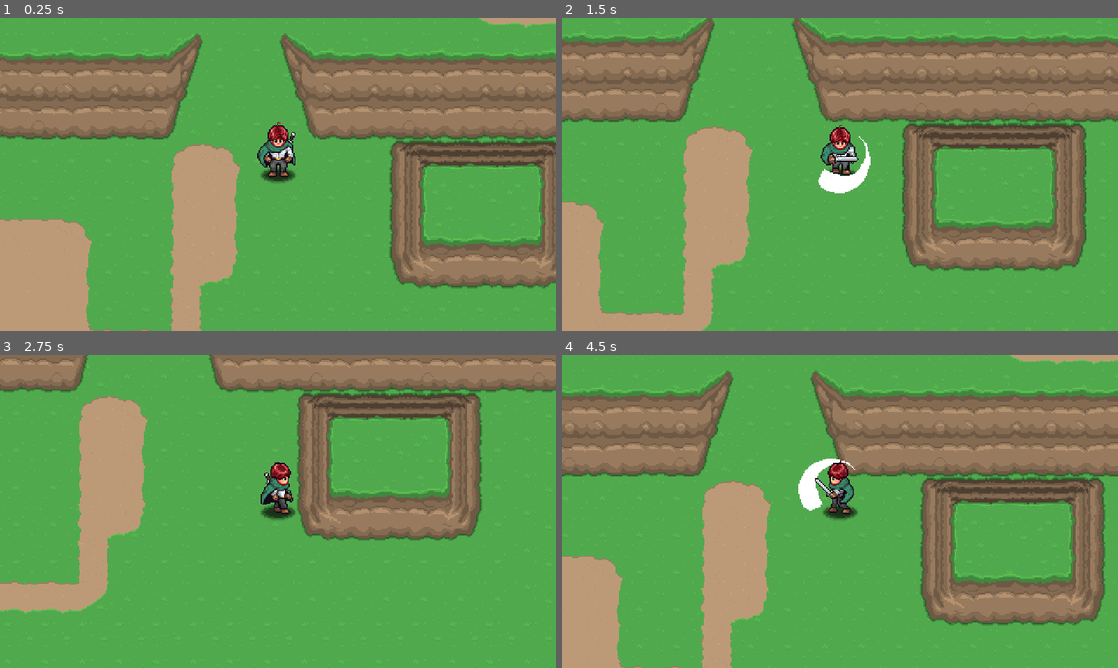
Above: before the commit, frames 1-4 (two rows, left to right).
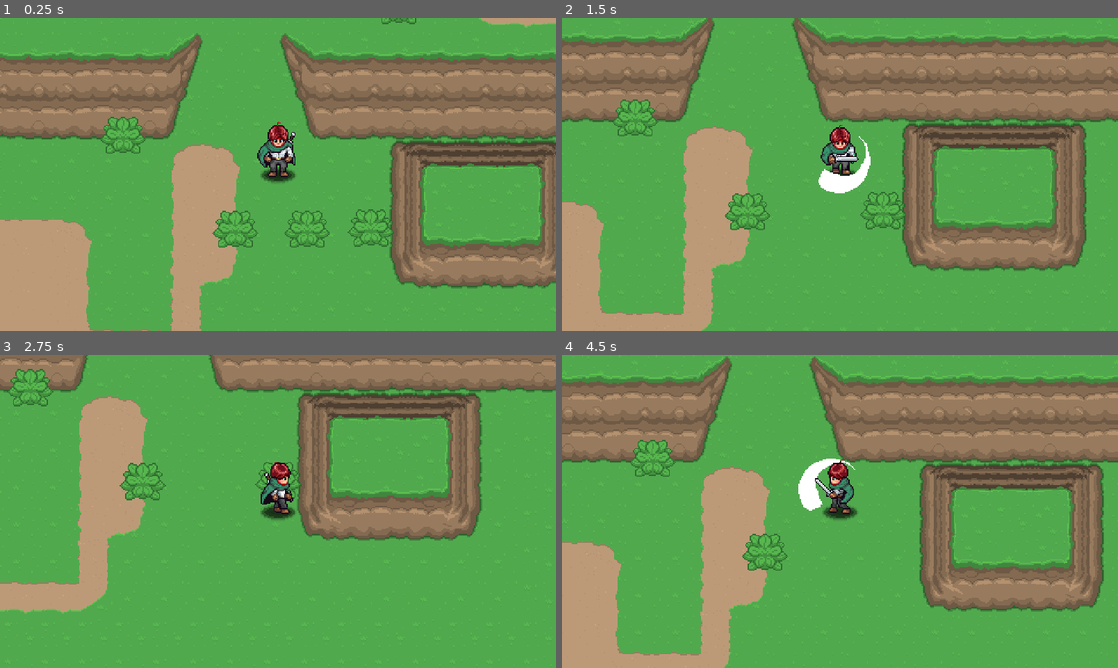
Above: after the commit, the same moments.

Repository: ntkiet1912/AARPG
Game: Godot game, scene res://playground.tscn
Same seed, same stepped clock (60 frames per second), same inputs: the game is played once before the commit and once after it.
Inputs:
- Up to frame 1 (0.25 s): no input
- Up to frame 2 (1.5 s): hold Right (right) 0.53-1.28 s; hold Z (attack) 0.53-1.28 s; hold Down (down) from 1.28 s (still down); tap Z (attack) at 1.35 s
- Up to frame 3 (2.75 s): release Down (down) at 2.03 s; hold Right (right) from 2.03 s (still down); hold Z (attack) from 2.03 s (still down)
- Up to frame 4 (4.5 s): release Right (right) at 2.78 s; release Z (attack) at 2.78 s; hold Up (up) 2.78-3.53 s; tap Z (attack) at 2.85, 4.35 s; hold Z (attack) 3.53-4.28 s; hold Left (left) from 3.53 s (still down)

The runs differ from the first frame. In frame 1, 1.3% of the frame differs, in the area x 18-75%, y 0-74%; in frame 2, 1.1%; in frame 3, 1.0%; in frame 4, 25%, in the area x 0-100%, y 0-100%.

Commit message:
Add hit and hurt box , implement collision when player attack bush

Diff:
--- /dev/null
+++ b/GeneralNodes/HitBox/hit_box.gd
@@ -0,0 +1,10 @@
+class_name HitBox extends Area2D
+
+signal Damaged( damage : int)
+
+
+
+
+func TakeDamage( damage : int ) -> void:
+	print("TakeDamage : " , damage)
+	Damaged.emit( damage )
--- /dev/null
+++ b/GeneralNodes/HitBox/hit_box.tscn
@@ -0,0 +1,9 @@
+[gd_scene load_steps=2 format=3 uid="uid://cp7fc1o5moik6"]
+
+[ext_resource type="Script" uid="uid://dycno5b8ftf3x" path="res://GeneralNodes/HitBox/hit_box.gd" id="1_aa2jk"]
+
+[node name="HitBox" type="Area2D"]
+collision_layer = 256
+collision_mask = 0
+monitoring = false
+script = ExtResource("1_aa2jk")
--- /dev/null
+++ b/GeneralNodes/HurtBox/hurt_box.gd
@@ -0,0 +1,13 @@
+class_name HurtBox extends Area2D
+
+@export var damage : int = 1
+
+func _ready() :
+	area_entered.connect( AreaEntered )
+	pass
+
+
+func AreaEntered(a : Area2D) -> void:
+	if a is HitBox:
+		a.TakeDamage(damage)
+	pass
--- /dev/null
+++ b/GeneralNodes/HurtBox/hurt_box.tscn
@@ -0,0 +1,9 @@
+[gd_scene load_steps=2 format=3 uid="uid://toldm1vuknwk"]
+
+[ext_resource type="Script" uid="uid://dp1og0bo7qur" path="res://GeneralNodes/HurtBox/hurt_box.gd" id="1_328bx"]
+
+[node name="HurtBox" type="Area2D"]
+collision_layer = 0
+collision_mask = 2
+monitorable = false
+script = ExtResource("1_328bx")
--- /dev/null
+++ b/Player/Scripts/PlayerInteractionsHost.gd
@@ -0,0 +1,20 @@
+class_name PlayerInteractionsHost extends Node2D
+
+@onready var player: Player = $".."
+
+func _ready() -> void:
+	player.DirectionChanged.connect(UpdateDirection)
+
+func UpdateDirection( new_direction : Vector2) -> void:
+	match new_direction :
+		Vector2.DOWN:
+			rotation_degrees = 0
+		Vector2.UP:
+			rotation_degrees = 180
+		Vector2.LEFT:
+			rotation_degrees = 90
+		Vector2.RIGHT:
+			rotation_degrees = -90
+		_:
+			rotation_degrees = 0
+	pass
--- a/Player/Scripts/player.gd
+++ b/Player/Scripts/player.gd
@@ -9,7 +9,7 @@
 @onready var sprite: Sprite2D = $Sprite2D
 @onready var state_machine: PlayerStateMachine = $StateMachine
 
-
+signal DirectionChanged(new_direction : Vector2 )
 
 func _ready() :
 	state_machine.Initialize(self)
@@ -44,6 +44,7 @@
 		return false
 
 	cardinal_direction = new_dir
+	DirectionChanged.emit (new_dir)
 	sprite.scale.x = -1 if cardinal_direction == Vector2.LEFT else 1
 	return true
 
--- a/Player/Scripts/state_attack.gd
+++ b/Player/Scripts/state_attack.gd
@@ -11,6 +11,9 @@
 
 @onready var idle: State_Idle = $"../Idle"
 @onready var walk: State_Walk = $"../Walk"
+@onready var hurt_box: HurtBox = $"../../Interactions/HurtBox"
+
+
 ## What happen when the player enters this State?
 func Enter() ->void:
 	player.UpdateAnimation("attack")
@@ -21,10 +24,16 @@
 	audio.pitch_scale = randf_range( 0.9 , 1.1 )
 	audio.play()
 	attacking = true
+
+	await get_tree().create_timer(0.075).timeout
+	hurt_box.monitoring = true
 	pass
 
 ## What happen when the player exits this State?
 func Exit() ->void:
+	animation_player.animation_finished.disconnect(EndAttack)
+	attacking = false
+	hurt_box.monitoring = false
 	pass
 
 ## What happens during the _process update in this state?
--- a/Player/player.tscn
+++ b/Player/player.tscn
@@ -9,12 +9,13 @@
 [ext_resource type="Script" uid="uid://cyd074l4yhhjy" path="res://Player/Scripts/state_walk.gd" id="5_k53q1"]
 [ext_resource type="Script" uid="uid://bmx715beg512h" path="res://Player/Scripts/state_attack.gd" id="6_fhl08"]
 [ext_resource type="AudioStream" uid="uid://qbga8b2lt0h1" path="res://Player/Audio/SwordSwoosh.wav" id="8_od3ui"]
+[ext_resource type="Script" uid="uid://braq8aeh17pte" path="res://Player/Scripts/PlayerInteractionsHost.gd" id="10_apopc"]
+[ext_resource type="PackedScene" uid="uid://toldm1vuknwk" path="res://GeneralNodes/HurtBox/hurt_box.tscn" id="10_x3vf3"]
 
 [sub_resource type="CircleShape2D" id="CircleShape2D_edjgo"]
 
-[sub_resource type="Animation" id="Animation_5htga"]
-resource_name = "attack_down"
-length = 0.3
+[sub_resource type="Animation" id="Animation_p5o4e"]
+length = 0.001
 tracks/0/type = "value"
 tracks/0/imported = false
 tracks/0/enabled = true
@@ -22,10 +23,10 @@
 tracks/0/interp = 1
 tracks/0/loop_wrap = true
 tracks/0/keys = {
-"times": PackedFloat32Array(0, 0.3),
-"transitions": PackedFloat32Array(1, 1),
-"update": 0,
-"values": [0, 3]
+"times": PackedFloat32Array(0),
+"transitions": PackedFloat32Array(1),
+"update": 1,
+"values": [0]
 }
 tracks/1/type = "value"
 tracks/1/imported = false
@@ -58,14 +59,15 @@
 tracks/3/interp = 1
 tracks/3/loop_wrap = true
 tracks/3/keys = {
-"times": PackedFloat32Array(0, 0.3),
-"transitions": PackedFloat32Array(1, 1),
-"update": 1,
-"values": [true, false]
-}
-
-[sub_resource type="Animation" id="Animation_p5o4e"]
-length = 0.001
+"times": PackedFloat32Array(0),
+"transitions": PackedFloat32Array(1),
+"update": 1,
+"values": [true]
+}
+
+[sub_resource type="Animation" id="Animation_5htga"]
+resource_name = "attack_down"
+length = 0.3
 tracks/0/type = "value"
 tracks/0/imported = false
 tracks/0/enabled = true
@@ -73,10 +75,10 @@
 tracks/0/interp = 1
 tracks/0/loop_wrap = true
 tracks/0/keys = {
-"times": PackedFloat32Array(0),
-"transitions": PackedFloat32Array(1),
-"update": 1,
-"values": [0]
+"times": PackedFloat32Array(0, 0.3),
+"transitions": PackedFloat32Array(1, 1),
+"update": 0,
+"values": [0, 3]
 }
 tracks/1/type = "value"
 tracks/1/imported = false
@@ -109,14 +111,14 @@
 tracks/3/interp = 1
 tracks/3/loop_wrap = true
 tracks/3/keys = {
-"times": PackedFloat32Array(0),
-"transitions": PackedFloat32Array(1),
-"update": 1,
-"values": [true]
-}
-
-[sub_resource type="Animation" id="Animation_gu6f8"]
-resource_name = "attack_up"
+"times": PackedFloat32Array(0, 0.3),
+"transitions": PackedFloat32Array(1, 1),
+"update": 1,
+"values": [true, false]
+}
+
+[sub_resource type="Animation" id="Animation_dkpta"]
+resource_name = "attack_side"
 length = 0.3
 tracks/0/type = "value"
 tracks/0/imported = false
@@ -128,7 +130,7 @@
 "times": PackedFloat32Array(0, 0.3),
 "transitions": PackedFloat32Array(1, 1),
 "update": 0,
-"values": [4, 7]
+"values": [8, 11]
 }
 tracks/1/type = "value"
 tracks/1/imported = false
@@ -140,7 +142,7 @@
 "times": PackedFloat32Array(0),
 "transitions": PackedFloat32Array(1),
 "update": 0,
-"values": [Vector2(0, -10)]
+"values": [Vector2(10, 0)]
 }
 tracks/2/type = "value"
 tracks/2/imported = false
@@ -167,8 +169,8 @@
 "values": [true, false]
 }
 
-[sub_resource type="Animation" id="Animation_dkpta"]
-resource_name = "attack_side"
+[sub_resource type="Animation" id="Animation_gu6f8"]
+resource_name = "attack_up"
 length = 0.3
 tracks/0/type = "value"
 tracks/0/imported = false
@@ -180,7 +182,7 @@
 "times": PackedFloat32Array(0, 0.3),
 "transitions": PackedFloat32Array(1, 1),
 "update": 0,
-"values": [8, 11]
+"values": [4, 7]
 }
 tracks/1/type = "value"
 tracks/1/imported = false
@@ -192,7 +194,7 @@
 "times": PackedFloat32Array(0),
 "transitions": PackedFloat32Array(1),
 "update": 0,
-"values": [Vector2(10, 0)]
+"values": [Vector2(0, -10)]
 }
 tracks/2/type = "value"
 tracks/2/imported = false
@@ -259,6 +261,54 @@
 "values": [0]
 }
 
+[sub_resource type="Animation" id="Animation_00tjw"]
+resource_name = "attack_down"
+length = 0.3
+tracks/0/type = "value"
+tracks/0/imported = false
+tracks/0/enabled = true
+tracks/0/path = NodePath("Sprite2D:frame")
+tracks/0/interp = 1
+tracks/0/loop_wrap = true
+tracks/0/keys = {
+"times": PackedFloat32Array(0, 0.2),
+"transitions": PackedFloat32Array(1, 1),
+"update": 0,
+"values": [21, 23]
+}
+
+[sub_resource type="Animation" id="Animation_apopc"]
+resource_name = "attack_side"
+length = 0.3
+tracks/0/type = "value"
+tracks/0/imported = false
+tracks/0/enabled = true
+tracks/0/path = NodePath("Sprite2D:frame")
+tracks/0/interp = 1
+tracks/0/loop_wrap = true
+tracks/0/keys = {
+"times": PackedFloat32Array(0, 0.2),
+"transitions": PackedFloat32Array(1, 1),
+"update": 0,
+"values": [27, 29]
+}
+
+[sub_resource type="Animation" id="Animation_x3vf3"]
+resource_name = "attack_up"
+length = 0.3
+tracks/0/type = "value"
+tracks/0/imported = false
+tracks/0/enabled = true
+tracks/0/path = NodePath("Sprite2D:frame")
+tracks/0/interp = 1
+tracks/0/loop_wrap = true
+tracks/0/keys = {
+"times": PackedFloat32Array(0, 0.2),
+"transitions": PackedFloat32Array(1, 1),
+"update": 0,
+"values": [24, 26]
+}
+
 [sub_resource type="Animation" id="Animation_4ntmi"]
 resource_name = "idle_down"
 length = 0.4
@@ -359,54 +409,6 @@
 "transitions": PackedFloat32Array(1, 1),
 "update": 0,
 "values": [13, 16]
-}
-
-[sub_resource type="Animation" id="Animation_00tjw"]
-resource_name = "attack_down"
-length = 0.3
-tracks/0/type = "value"
-tracks/0/imported = false
-tracks/0/enabled = true
-tracks/0/path = NodePath("Sprite2D:frame")
-tracks/0/interp = 1
-tracks/0/loop_wrap = true
-tracks/0/keys = {
-"times": PackedFloat32Array(0, 0.2),
-"transitions": PackedFloat32Array(1, 1),
-"update": 0,
-"values": [21, 23]
-}
-
-[sub_resource type="Animation" id="Animation_x3vf3"]
-resource_name = "attack_up"
-length = 0.3
-tracks/0/type = "value"
-tracks/0/imported = false
-tracks/0/enabled = true
-tracks/0/path = NodePath("Sprite2D:frame")
-tracks/0/interp = 1
-tracks/0/loop_wrap = true
-tracks/0/keys = {
-"times": PackedFloat32Array(0, 0.2),
-"transitions": PackedFloat32Array(1, 1),
-"update": 0,
-"values": [24, 26]
-}
-
-[sub_resource type="Animation" id="Animation_apopc"]
-resource_name = "attack_side"
-length = 0.3
-tracks/0/type = "value"
-tracks/0/imported = false
-tracks/0/enabled = true
-tracks/0/path = NodePath("Sprite2D:frame")
-tracks/0/interp = 1
-tracks/0/loop_wrap = true
-tracks/0/keys = {
-"times": PackedFloat32Array(0, 0.2),
-"transitions": PackedFloat32Array(1, 1),
-"update": 0,
-"values": [27, 29]
 }
 
 [sub_resource type="AnimationLibrary" id="AnimationLibrary_fhl08"]
@@ -423,6 +425,9 @@
 &"walk_up": SubResource("Animation_od3ui")
 }
 
+[sub_resource type="CircleShape2D" id="CircleShape2D_apopc"]
+radius = 20.0
+
 [node name="Player" type="CharacterBody2D"]
 position = Vector2(0, 1)
 collision_mask = 16
@@ -480,3 +485,15 @@
 
 [node name="AudioStreamPlayer2D" type="AudioStreamPlayer2D" parent="Audio"]
 max_polyphony = 4
+
+[node name="Interactions" type="Node2D" parent="."]
+script = ExtResource("10_apopc")
+
+[node name="HurtBox" parent="Interactions" instance=ExtResource("10_x3vf3")]
+position = Vector2(0, 16)
+collision_mask = 256
+monitoring = false
+
+[node name="CollisionShape2D" type="CollisionShape2D" parent="Interactions/HurtBox"]
+shape = SubResource("CircleShape2D_apopc")
+debug_color = Color(0.930933, 0.229629, 0.333827, 0.42)
--- /dev/null
+++ b/Props/Plants/plant.gd
@@ -0,0 +1,9 @@
+class_name Plant extends Node2D
+
+func _ready() :
+	$HitBox.Damaged.connect( TakeDamage)
+	pass
+
+func TakeDamage( _damage : int ) -> void:
+	queue_free()
+	pass
--- /dev/null
+++ b/Props/Plants/plant.tscn
@@ -0,0 +1,32 @@
+[gd_scene load_steps=6 format=3 uid="uid://cniwil5o36xf2"]
+
+[ext_resource type="Script" uid="uid://cy8a878x7vyla" path="res://Props/Plants/plant.gd" id="1_djs60"]
+[ext_resource type="Texture2D" uid="uid://4t761fu01duw" path="res://Props/Sprites/Props.png" id="1_opo5d"]
+[ext_resource type="PackedScene" uid="uid://cp7fc1o5moik6" path="res://GeneralNodes/HitBox/hit_box.tscn" id="2_qsug5"]
+
+[sub_resource type="RectangleShape2D" id="RectangleShape2D_djs60"]
+size = Vector2(24, 16)
+
+[sub_resource type="RectangleShape2D" id="RectangleShape2D_0y2q1"]
+size = Vector2(24, 16)
+
+[node name="Plant" type="Node2D"]
+script = ExtResource("1_djs60")
+
+[node name="Sprite2D" type="Sprite2D" parent="."]
+position = Vector2(0, -8)
+texture = ExtResource("1_opo5d")
+hframes = 16
+vframes = 3
+
+[node name="HitBox" parent="." instance=ExtResource("2_qsug5")]
+
+[node name="CollisionShape2D" type="CollisionShape2D" parent="HitBox"]
+shape = SubResource("RectangleShape2D_djs60")
+
+[node name="StaticBody2D" type="StaticBody2D" parent="."]
+collision_layer = 16
+collision_mask = 0
+
+[node name="CollisionShape2D" type="CollisionShape2D" parent="StaticBody2D"]
+shape = SubResource("RectangleShape2D_0y2q1")
--- a/playground.tscn
+++ b/playground.tscn
@@ -1,12 +1,32 @@
-[gd_scene load_steps=3 format=3 uid="uid://bmdtet0w4363p"]
+[gd_scene load_steps=4 format=3 uid="uid://bmdtet0w4363p"]
 
 [ext_resource type="PackedScene" uid="uid://cpvdt8wm44mlw" path="res://Player/player.tscn" id="1_rupst"]
 [ext_resource type="PackedScene" uid="uid://d0ube8qfchyjo" path="res://Tile Maps/grass_01.tscn" id="2_wt17y"]
+[ext_resource type="PackedScene" uid="uid://cniwil5o36xf2" path="res://Props/Plants/plant.tscn" id="3_m8u5f"]
 
 [node name="Playground" type="Node2D"]
+y_sort_enabled = true
 
 [node name="Player" parent="." instance=ExtResource("1_rupst")]
 position = Vector2(224, 126)
 
 [node name="Grass01" parent="." instance=ExtResource("2_wt17y")]
 layer_0/tile_data = PackedInt32Array(0, 262144, 4, 65536, 262144, 5, 131072, 262144, 6, 196608, 0, 0, 262144, 0, 0, 327 …(7122 unchanged characters)…
+
+[node name="Plant" parent="." instance=ExtResource("3_m8u5f")]
+position = Vector2(90, 99)
+
+[node name="Plant2" parent="." instance=ExtResource("3_m8u5f")]
+position = Vector2(304, 179)
+
+[node name="Plant3" parent="." instance=ExtResource("3_m8u5f")]
+position = Vector2(328, -13)
+
+[node name="Plant4" parent="." instance=ExtResource("3_m8u5f")]
+position = Vector2(-68, 103)
+
+[node name="Plant5" parent="." instance=ExtResource("3_m8u5f")]
+position = Vector2(249, 180)
+
+[node name="Plant6" parent="." instance=ExtResource("3_m8u5f")]
+position = Vector2(187, 180)
--- a/project.godot
+++ b/project.godot
@@ -59,7 +59,9 @@
 [layer_names]
 
 2d_physics/layer_1="Player"
+2d_physics/layer_2="PlayerHurt"
 2d_physics/layer_5="Walls"
+2d_physics/layer_9="Enemy"
 
 [rendering]
 
Not shown, added: GeneralNodes/HitBox/hit_box.gd.uid
Not shown, added: GeneralNodes/HurtBox/hurt_box.gd.uid
Not shown, added: Player/Scripts/PlayerInteractionsHost.gd.uid
Not shown: 1 places in Player/player.tscn that only renumber resources
Not shown, added: Props/Plants/plant.gd.uid
Binary file added: Props/Sprites/Props.png
Not shown, added: Props/Sprites/Props.png.import
